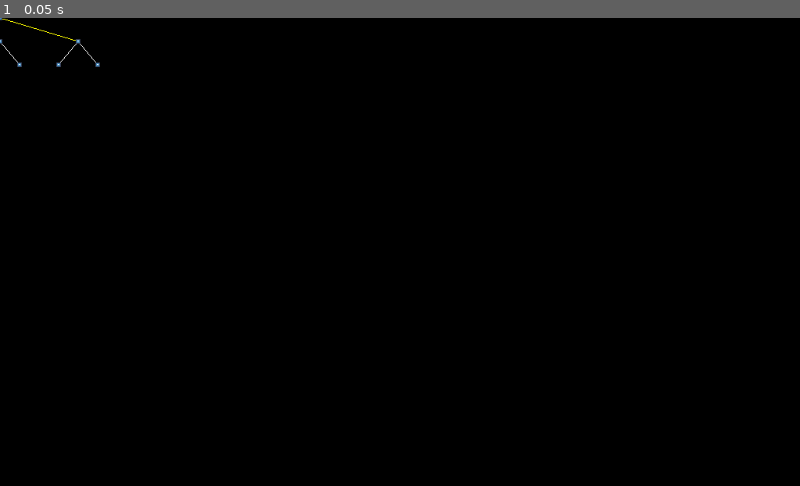
Above: before the commit, frame 1.
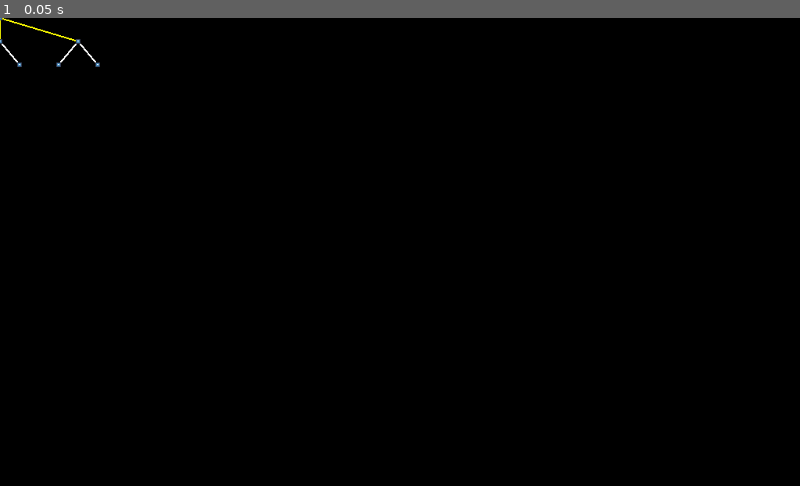
Above: after the commit, the same moment.

Repository: TitouanCh/ggj2023
Game: Godot game, scene res://scenes/tree.tscn
Two runs of this game, one before a commit and one after it. Both use one fixed random seed, a clock stepped at 60 frames per second and the inputs below. This scene is started directly instead of the project's main scene. The engine's default icon, where the game draws it, is replaced by a stand-in: a white triangle on a blue panel in a dark square.
Inputs:
- Up to frame 1 (0.05 s): no input

The runs differ from the first frame. In frame 1, less than 0.1% of the frame differs, in the area x 0-12%, y 0-10%.
Error in both runs: Invalid get index 'position' (on base: 'Nil'). (res://scripts/tree.gd:48)

Commit message:
change thickness of line

Diff:
--- a/scripts/noeud.gd
+++ b/scripts/noeud.gd
@@ -14,9 +14,9 @@
 	for child in get_children():
 		if child is Node2D:
 			if choosen:
-				draw_line(Vector2.ZERO, child.position, Color(255, 255, 0))
+				draw_line(Vector2.ZERO, child.position, Color(255, 255, 0), 2)
 			else:
-				draw_line(Vector2.ZERO, child.position, Color(155, 255, 255))
+				draw_line(Vector2.ZERO, child.position, Color(155, 255, 255), 2)
 
 func _process(delta):
 	if choosen:
--- a/scripts/tree.gd
+++ b/scripts/tree.gd
@@ -93,9 +93,9 @@
 	for child in get_children():
 		if child is Node2D:
 			if choosen:
-				draw_line(Vector2.ZERO, child.position, Color(255, 255, 0))
+				draw_line(Vector2.ZERO, child.position, Color(255, 255, 0),2)
 			else:
-				draw_line(Vector2.ZERO, child.position, Color(255, 255, 255))
+				draw_line(Vector2.ZERO, child.position, Color(255, 255, 255),2)
 
 func show_desc(id):
 	if $skillDesc.bbcode_text != get_desc(id):
